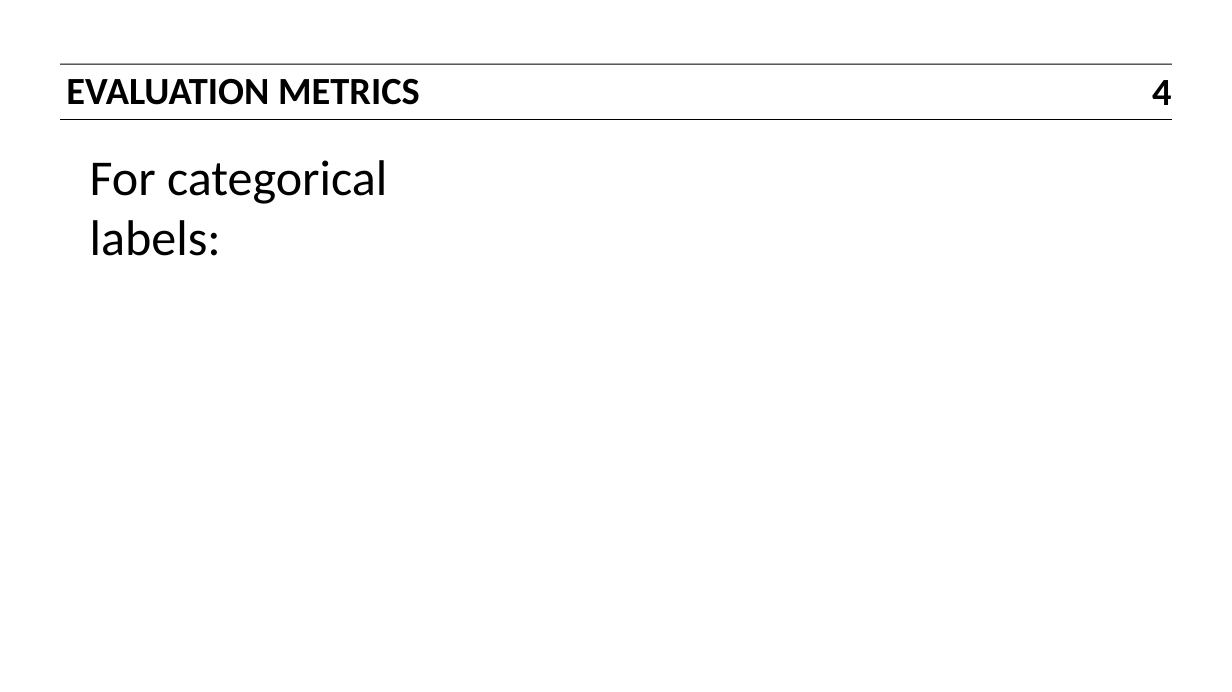
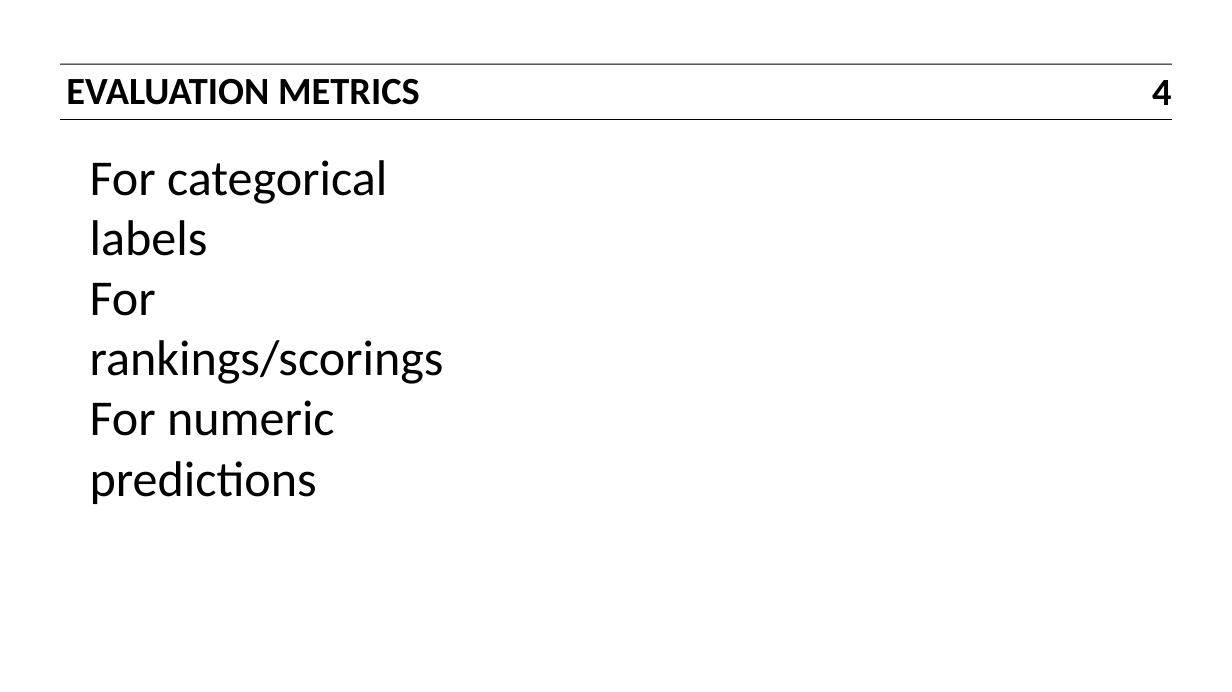
Before and after one commit to ajschumacher/gadsdc, a slide deck: slide 4 of 05-ML_kaggle/slides.pptx. Drawn at 1232x692 pixels with LibreOffice and Linux fonts; fonts in the diff are those of the drawing. Boxes give left, top, right and bottom in pixels: in the first picture for what was removed or moved away, otherwise in the second. Text is boxed around its words. In the diff, an @@ line names an element or a change of style, - is before the commit and + after.

```diff
--- a/05-ML_kaggle/slides.pptx
+++ b/05-ML_kaggle/slides.pptx
@@ text at (x1=90, y1=160, x2=444, y2=504): text changed @@
-For categorical labels:
+For categorical labels
+For rankings/scorings
+For numeric predictions
```
Also in this commit, not shown: 1 other slide changed.
